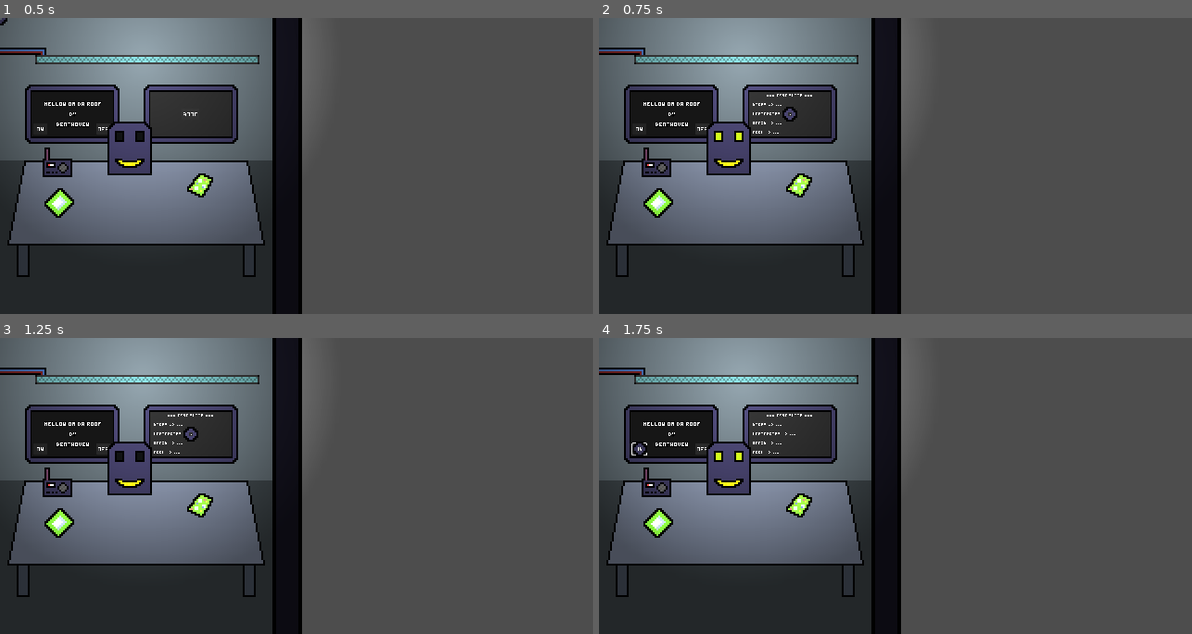
Above: before the commit, frames 1-4 (two rows, left to right).
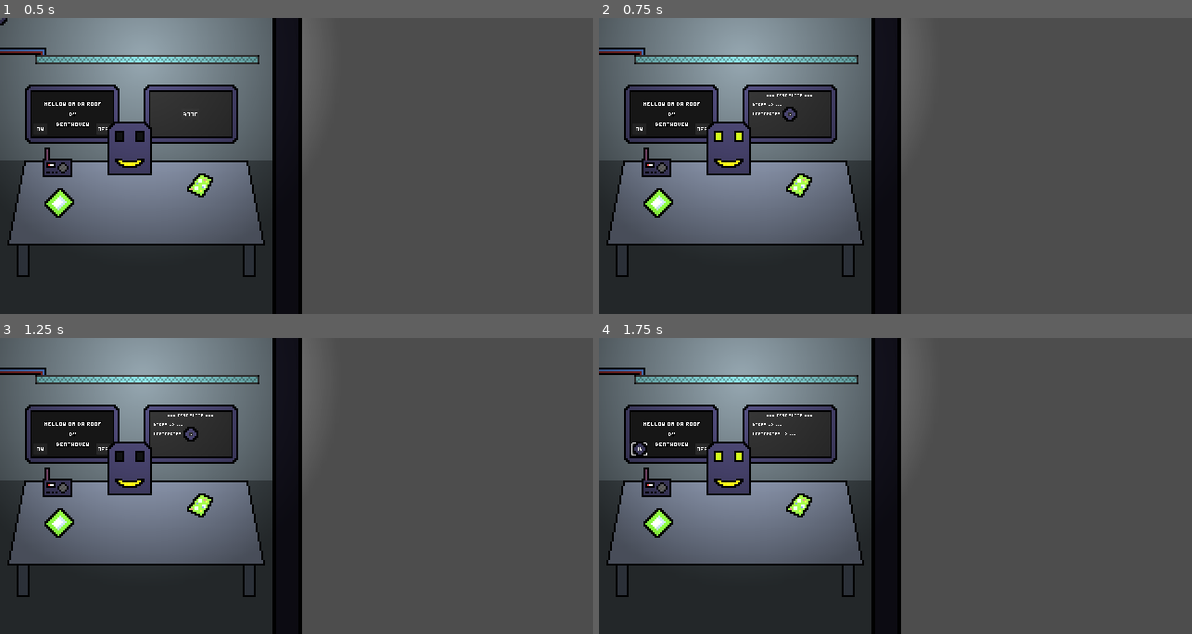
Above: after the commit, the same moments.

Repository: Glow-Project/gwj-60
Game: Godot game, scene res://levels/Lab.tscn
The game is run twice, just before and just after one commit, with the same random seed, the same clock (stepped at 60 frames per second) and the same inputs.
Inputs:
- Up to frame 1 (0.5 s): no input
- Up to frame 2 (0.75 s): click "Boot" at 0.5 s
- Up to frame 3 (1.25 s): no input
- Up to frame 4 (1.75 s): click "ON" at 1.25 s

Frame 1 is identical in both runs. In frame 2, less than 0.1% of the frame differs, in the area x 25-31%, y 35-40%; in frame 3, less than 0.1%; in frame 4, less than 0.1%.

Commit message:
finalize logic minigame on table

Diff:
--- a/components/minigame_viewport/MinigameViewport.gd
+++ b/components/minigame_viewport/MinigameViewport.gd
@@ -11,6 +11,8 @@
 	subviewport.add_child(minigame)
 
 func _ready() -> void:
-	$SubViewport.add_child(minigame)
 	set_process_input(true)
 	set_process_unhandled_input(true)
+
+func _input(event: InputEvent) -> void:
+	$SubViewport.get_child(0)._input(event)
--- a/components/minigame_viewport/MinigameViewport.tscn
+++ b/components/minigame_viewport/MinigameViewport.tscn
@@ -9,7 +9,6 @@
 offset_top = -1.0
 offset_right = 160.0
 offset_bottom = 159.0
-stretch = true
 script = ExtResource("1_u2vvc")
 
 [node name="SubViewport" type="SubViewport" parent="."]
--- a/components/wires/jack.gd
+++ b/components/wires/jack.gd
@@ -5,6 +5,10 @@
 var in_use :bool = false
 
 @onready var area: Area2D = $Shape
+
+# fix for the unhandled input in a viewport
+# ask @Tch1b0 if there are questions
+func _input(event: InputEvent) -> void: pass
 
 func highlight()-> void:
 	$AnimationPlayer.play("highlight")
--- a/levels/Lab.gd
+++ b/levels/Lab.gd
@@ -20,7 +20,7 @@
 
 func boot_test_suite_screen() -> void:
 	var test_suite = test_suite_scene.instantiate()
-	test_suite.minigames = $Minigames.get_children()
+	test_suite.minigames = minigames.values()
 	test_suite.connect("boot_start", func(): robot_head.start_booting())
 	test_suite.connect("boot_success", func(): robot_head.success_boot())
 	test_suite.connect("boot_fail", func(): robot_head.fail_boot())
--- a/levels/logicgates/logicgates.gd
+++ b/levels/logicgates/logicgates.gd
@@ -4,9 +4,18 @@
 
 # Called when the node enters the scene tree for the first time.
 func _ready():
-	pass # Replace with function body.
+	set_process_input(true)
+	set_process_unhandled_input(true)
 
 # Called every frame. 'delta' is the elapsed time since the previous frame.
 func _process(delta):
 	# trigger evaluation of whole logic gates
 	target_gate.output()
+
+func _input(event: InputEvent) -> void:
+	for child in get_children():
+		if child is Sprite2D:
+			child._input(event)
+
+func validate() -> String:
+	return "" if $Out.output() else "no output signal"
--- a/levels/wires/wires.gd
+++ b/levels/wires/wires.gd
@@ -52,7 +52,6 @@
 func on_mouse_click(event: InputEventMouseButton) -> void:
 	# if no jack got selected, we have nothing to do
 	var selected_jack: Jack = find_jack_in_use()
-	print(selected_jack)
 	if selected_jack == null:
 		return
 
@@ -60,7 +59,7 @@
 		# find cable connected to the selected jack and remove it
 		var cable: Cable = find_cable(selected_jack)
 		if cable != null:
-			remove_child(cable)
+			$Cables.remove_child(cable)
 
 	# only right-click
 	if event.button_index != MOUSE_BUTTON_LEFT:
@@ -73,7 +72,7 @@
 	# remove previous cables (if any)
 	var previous_cable: Cable = find_cable(selected_jack)
 	if previous_cable != null and previous_cable.is_fully_connected():
-		remove_child(previous_cable)
+		$Cables.remove_child(previous_cable)
 
 	if event.is_pressed():
 		source = selected_jack
@@ -83,7 +82,7 @@
 		# and the other connected to the mouse pointer
 		current_cable = cable_prototype.instantiate()
 		current_cable.source = source
-		add_child(current_cable)
+		$Cables.add_child(current_cable)
 	else:
 		if selected_jack != source:
 			current_cable.destination = selected_jack
@@ -94,11 +93,10 @@
 	pressed = event.is_pressed()
 
 func find_cable(jack: Jack) -> Cable:
-	for node in get_children():
-		if node is Cable:
-			node = node as Cable
-			if node.is_connected_to(jack):
-				return node
+	for node in $Cables.get_children():
+		node = node as Cable
+		if node.is_connected_to(jack):
+			return node
 	return null
 
 func find_jack_in_use() -> Jack:
@@ -107,3 +105,12 @@
 		if node.in_use:
 			return node
 	return null
+
+func validate() -> String:
+	var children := $Cables.get_children()
+	if len(children) != $Jacks.get_child_count() / 2:
+		return "not all wires connected"
+	for cable in children:
+		if cable.source.modulate != cable.destination.modulate:
+			return "wrong connection"
+	return ""
--- a/levels/wires/wires.tscn
+++ b/levels/wires/wires.tscn
@@ -69,3 +69,5 @@
 [node name="jack12" parent="Jacks" instance=ExtResource("2_jfcml")]
 modulate = Color(0, 0, 1, 1)
 position = Vector2(127, 108)
+
+[node name="Cables" type="Node2D" parent="."]
